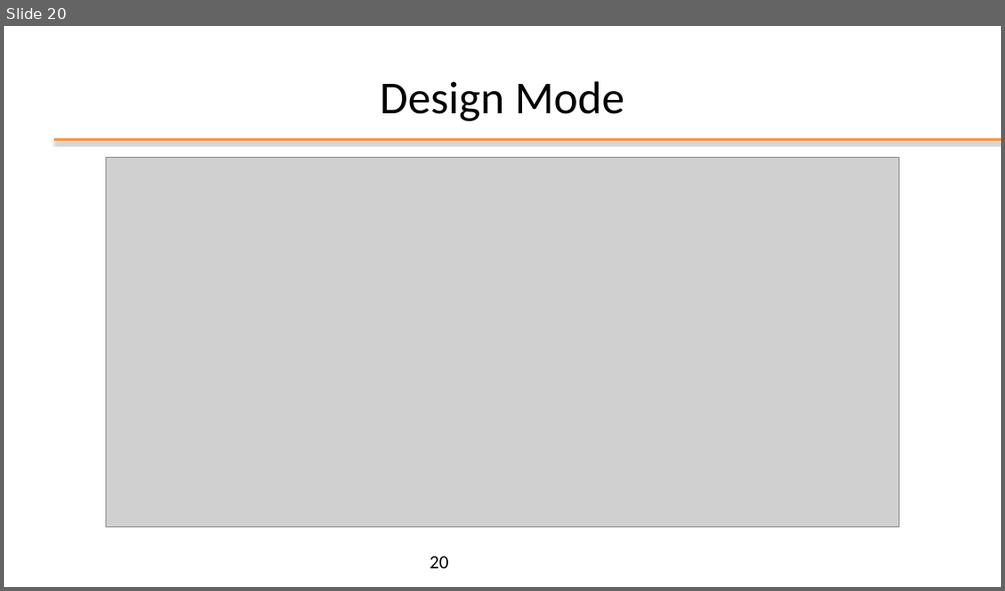
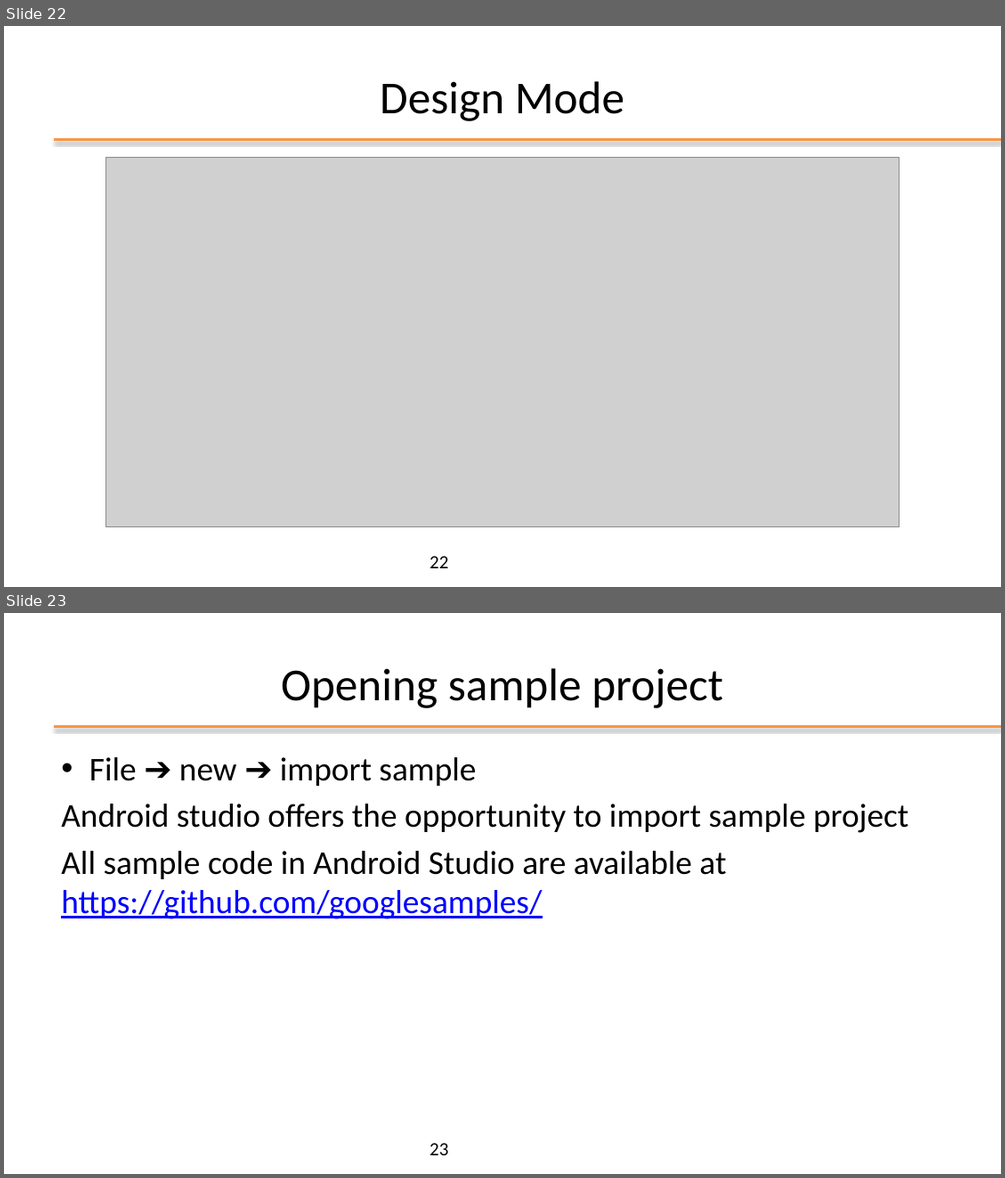
Before and after one commit to kevinmala00/ATTIVITA-PROGETTUALE, a slide deck: slides/02 - Android Studio.pptx. Shown one above the other, each under a label of ours: slide 20 before the commit, slides 22 and 23 after it. The pictures are 1005x591 and 1005x1178 pixels, drawn with LibreOffice and Linux fonts; fonts in the diff are those of the drawing; grey boxes stand for pictures; background and template pictures are left out. Boxes give left, top, right and bottom in pixels: in the first picture for what was removed or moved away, otherwise in the second. Text is boxed around its words. In the diff, an @@ line names an element or a change of style, - is before the commit and + after.

Commit message:
M2 -> COMPLETE (upgrade run end debug, add sample project)

```diff
--- a/slides/02 - Android Studio.pptx
+++ b/slides/02 - Android Studio.pptx
@@ slide 23 added at box(4, 613, 1001, 1174), background #FFFFFF; not listed: 1 template element that a slide beside it also shows @@
@@ title added at box(281, 668, 723, 708), 44 pt, text #000000 @@
+Opening sample project
@@ text added at box(61, 757, 908, 919), 32 pt, text #000000 @@
+• File ➔ new ➔ import sample
+Android studio offers the opportunity to import sample project
+All sample code in Android Studio are available at https://github.com/googlesamples/
@@ page number added at box(429, 1143, 448, 1155), 18 pt, text #000000 @@
+23
@@ what was slide 20 is now slide 22 @@
@@ page number at box(429, 556, 448, 568): text changed @@
-20
+22
```
Also in this commit, not shown: 3 slides changed, 2 other slides added.
